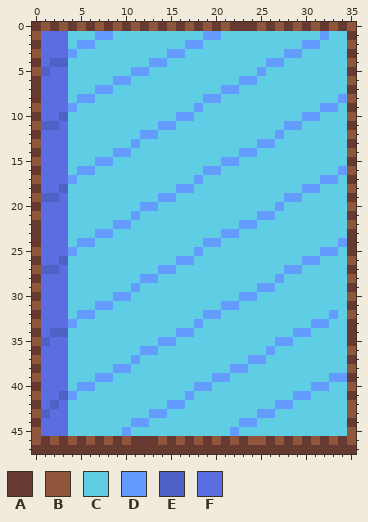
Two states of a pixel-art file, assets/sprites/Updated/lake.aseprite. The picture above is the old version.
36x48 pixels, 1 frame.
Palette (. is transparent): A #663931  B #8f563b  C #5fcde4  D #639bff  E #5061c6  F #5b6ee1
Pixels before, first column x 0:
 0 ABABABABABABABABABABABAAABABABABABAB
 1 BFFFCCCDDCCCCCCCCCCDDCCCCCCCCCCCDCCA
 2 AFFFCDDCCCCCCCCCCDDCCCCCCCCCCCDDCCCB
 3 BFFFDCCCCCCCCCCDDCCCCCCCCCCCDDCCCCCA
 4 AFEECCCCCCCCCDDCCCCCCCCCCCDDCCCCCCCB
 5 BEFFCCCCCCCDDCCCCCCCCCCCCDCCCCCCCCCA
 6 AFFFCCCCCDDCCCCCCCCCCCCDDCCCCCCCCCCB
 7 AFFFCCCDDCCCCCCCCCCCCDDCCCCCCCCCCCCA
 8 AFFFCDDCCCCCCCCCCCCDDCCCCCCCCCCCCCDB
 9 BFFFDCCCCCCCCCCCCCDCCCCCCCCCCCCCDDCA
10 AFFECCCCCCCCCCCCDDCCCCCCCCCCCCDDCCCB
11 BEEFCCCCCCCCCCDDCCCCCCCCCCCCDDCCCCCA
12 AFFFCCCCCCCCDDCCCCCCCCCCCCCDCCCCCCCB
13 BFFFCCCCCCCDCCCCCCCCCCCCCDDCCCCCCCCA
14 AFFFCCCCCDDCCCCCCCCCCCCDDCCCCCCCCCCB
15 BFFFCCCDDCCCCCCCCCCCCDDCCCCCCCCCCCCA
16 AFFFCDDCCCCCCCCCCCCDDCCCCCCCCCCCCCDB
17 BFFFDCCCCCCCCCCCCCDCCCCCCCCCCCCCDDCA
18 AFFECCCCCCCCCCCCDDCCCCCCCCCCCCDDCCCB
19 BEEFCCCCCCCCCCDDCCCCCCCCCCCCDDCCCCCA
20 AFFFCCCCCCCCDDCCCCCCCCCCCCCDCCCCCCCB
21 BFFFCCCCCCCDCCCCCCCCCCCCCDDCCCCCCCCA
22 AFFFCCCCCDDCCCCCCCCCCCCDDCCCCCCCCCCB
23 AFFFCCCDDCCCCCCCCCCCCDDCCCCCCCCCCCCA
24 AFFFCDDCCCCCCCCCCCCDDCCCCCCCCCCCCCDA
25 BFFFDCCCCCCCCCCCCCDCCCCCCCCCCCCCDDCA
26 AFFECCCCCCCCCCCCDDCCCCCCCCCCCCDDCCCB
27 BEEFCCCCCCCCCCDDCCCCCCCCCCCCDDCCCCCA
28 AFFFCCCCCCCCDDCCCCCCCCCCCCCDCCCCCCCB
29 BFFFCCCCCCCDCCCCCCCCCCCCCDDCCCCCCCCA
30 AFFFCCCCCDDCCCCCCCCCCCCDDCCCCCCCCCCB
31 BFFFCCCDDCCCCCCCCCCCCDDCCCCCCCCCCCCA
32 AFFFCDDCCCCCCCCCCCCDDCCCCCCCCCCCCDCB
33 BFFFDCCCCCCCCCCCCCDCCCCCCCCCCCCDDCCA
34 AFEECCCCCCCCCCCCDDCCCCCCCCCCCDDCCCCA
35 BEFFCCCCCCCCCCDDCCCCCCCCCCCDDCCCCCCA
36 AFFFCCCCCCCCDDCCCCCCCCCCCCDCCCCCCCCB
37 BFFFCCCCCCCDCCCCCCCCCCCCDDCCCCCCCCCA
38 AFFFCCCCCDDCCCCCCCCCCCDDCCCCCCCCCCCB
39 BFFFCCCDDCCCCCCCCCCCDDCCCCCCCCCCCDDA
40 AFFFCDDCCCCCCCCCCCDDCCCCCCCCCCCDDCCB
41 BFFEDCCCCCCCCCCCCDCCCCCCCCCCCDDCCCCA
42 AFEFCCCCCCCCCCCDDCCCCCCCCCCDDCCCCCCB
43 BEFFCCCCCCCCCDDCCCCCCCCCCDDCCCCCCCCB
44 AFFFCCCCCCCDDCCCCCCCCCCDDCCCCCCCCCCA
45 BFFFCCCCCCDCCCCCCCCCCCDCCCCCCCCCCCCB
46 BABABABABABAAABABABABABABBABABABABAB
47 AAAAAAAAAAAAAAAAAAAAAAAAAAAAAAAAAAAA
After the commit:
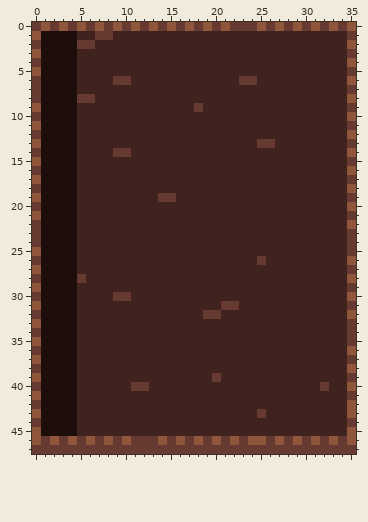
Changes in this commit:
colour C: #5fcde4 -> #40231e
colour F: #5b6ee1 -> #1d0e0c
y 1: x 4 C -> F; x 7..8 DD -> AA; x 19..20 DD -> CC; x 32 D -> C
y 2: x 4..6 CDD -> FAA; x 17..18 DD -> CC; x 30..31 DD -> CC
y 3: x 4 D -> F; x 15..16 DD -> CC; x 28..29 DD -> CC
y 4: x 2..4 EEC -> FFF; x 13..14 DD -> CC; x 26..27 DD -> CC
y 5: x 1 E -> F; x 4 C -> F; x 11..12 DD -> CC; x 25 D -> C
y 6: x 4 C -> F; x 9..10 DD -> AA; x 23..24 DD -> AA
y 7: x 4 C -> F; x 7..8 DD -> CC; x 21..22 DD -> CC
y 8: x 4..6 CDD -> FAA; x 19..20 DD -> CC; x 34 D -> C
y 9: x 4 D -> F; x 18 D -> A; x 32..33 DD -> CC
y 10: x 3..4 EC -> FF; x 16..17 DD -> CC; x 30..31 DD -> CC
y 11: x 1..2 EE -> FF; x 4 C -> F; x 14..15 DD -> CC; x 28..29 DD -> CC
y 12: x 4 C -> F; x 12..13 DD -> CC; x 27 D -> C
y 13: x 4 C -> F; x 11 D -> C; x 25..26 DD -> AA
y 14: x 4 C -> F; x 9..10 DD -> AA; x 23..24 DD -> CC
y 15: x 4 C -> F; x 7..8 DD -> CC; x 21..22 DD -> CC
y 16: x 4..6 CDD -> FCC; x 19..20 DD -> CC; x 34 D -> C
y 17: x 4 D -> F; x 18 D -> C; x 32..33 DD -> CC
y 18: x 3..4 EC -> FF; x 16..17 DD -> CC; x 30..31 DD -> CC
y 19: x 1..2 EE -> FF; x 4 C -> F; x 14..15 DD -> AA; x 28..29 DD -> CC
y 20: x 4 C -> F; x 12..13 DD -> CC; x 27 D -> C
y 21: x 4 C -> F; x 11 D -> C; x 25..26 DD -> CC
y 22: x 4 C -> F; x 9..10 DD -> CC; x 23..24 DD -> CC
y 23: x 4 C -> F; x 7..8 DD -> CC; x 21..22 DD -> CC
y 24: x 4..6 CDD -> FCC; x 19..20 DD -> CC; x 34 D -> C
y 25: x 4 D -> F; x 18 D -> C; x 32..33 DD -> CC
y 26: x 3..4 EC -> FF; x 16..17 DD -> CC; x 25 C -> A; x 30..31 DD -> CC
y 27: x 1..2 EE -> FF; x 4 C -> F; x 14..15 DD -> CC; x 28..29 DD -> CC
y 28: x 4..5 CC -> FA; x 12..13 DD -> CC; x 27 D -> C
y 29: x 4 C -> F; x 11 D -> C; x 25..26 DD -> CC
y 30: x 4 C -> F; x 9..10 DD -> AA; x 23..24 DD -> CC
y 31: x 4 C -> F; x 7..8 DD -> CC; x 21..22 DD -> AA
y 32: x 4..6 CDD -> FCC; x 19..20 DD -> AA; x 33 D -> C
y 33: x 4 D -> F; x 18 D -> C; x 31..32 DD -> CC
y 34: x 2..4 EEC -> FFF; x 16..17 DD -> CC; x 29..30 DD -> CC
y 35: x 1 E -> F; x 4 C -> F; x 14..15 DD -> CC; x 27..28 DD -> CC
y 36: x 4 C -> F; x 12..13 DD -> CC; x 26 D -> C
y 37: x 4 C -> F; x 11 D -> C; x 24..25 DD -> CC
y 38: x 4 C -> F; x 9..10 DD -> CC; x 22..23 DD -> CC
y 39: x 4 C -> F; x 7..8 DD -> CC; x 20..21 DD -> AC; x 33..34 DD -> CC
y 40: x 4..6 CDD -> FCC; x 11..12 CC -> AA; x 18..19 DD -> CC; x 31..32 DD -> CA
y 41: x 3..4 ED -> FF; x 17 D -> C; x 29..30 DD -> CC
y 42: x 2 E -> F; x 4 C -> F; x 15..16 DD -> CC; x 27..28 DD -> CC
y 43: x 1 E -> F; x 4 C -> F; x 13..14 DD -> CC; x 25..26 DD -> AC
y 44: x 4 C -> F; x 11..12 DD -> CC; x 23..24 DD -> CC
y 45: x 4 C -> F; x 10 D -> C; x 22 D -> C
Pixel boxes of the changes (left, top, right, bottom) in both pictures:
changed: (41, 31, 347, 436)
